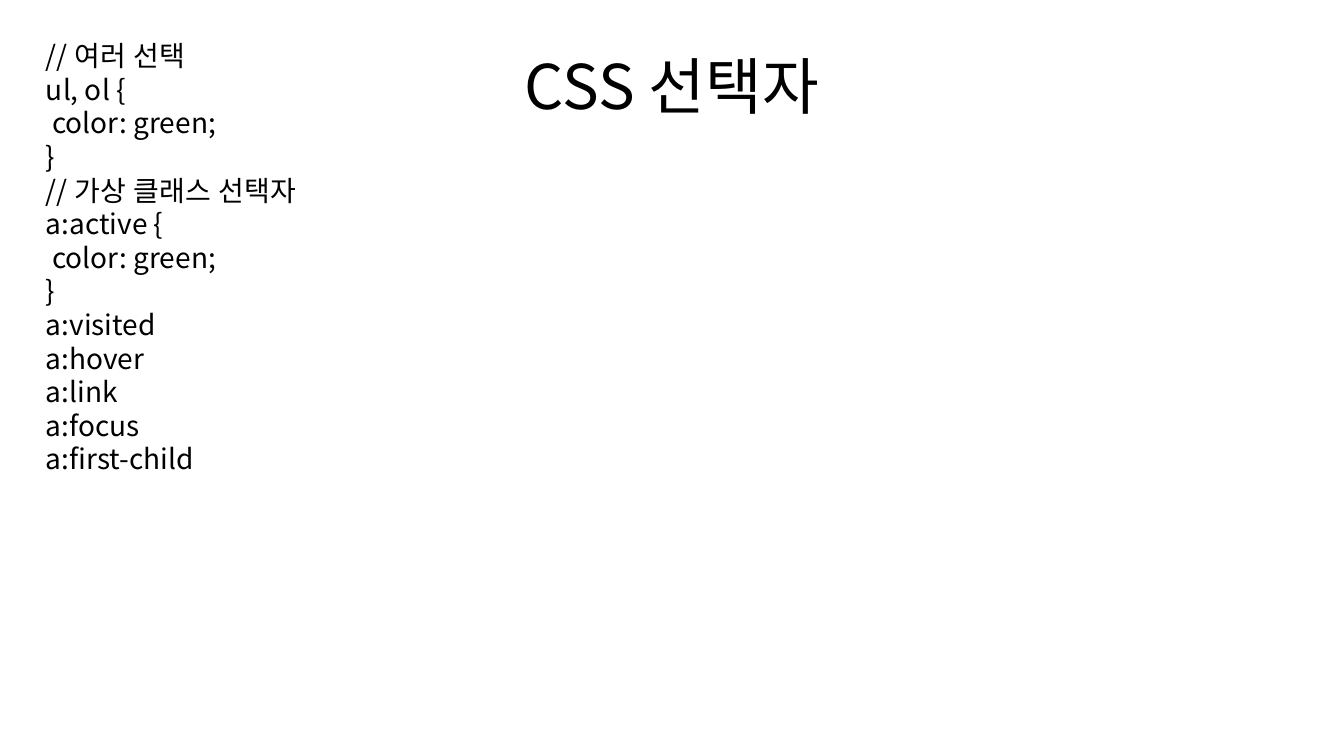
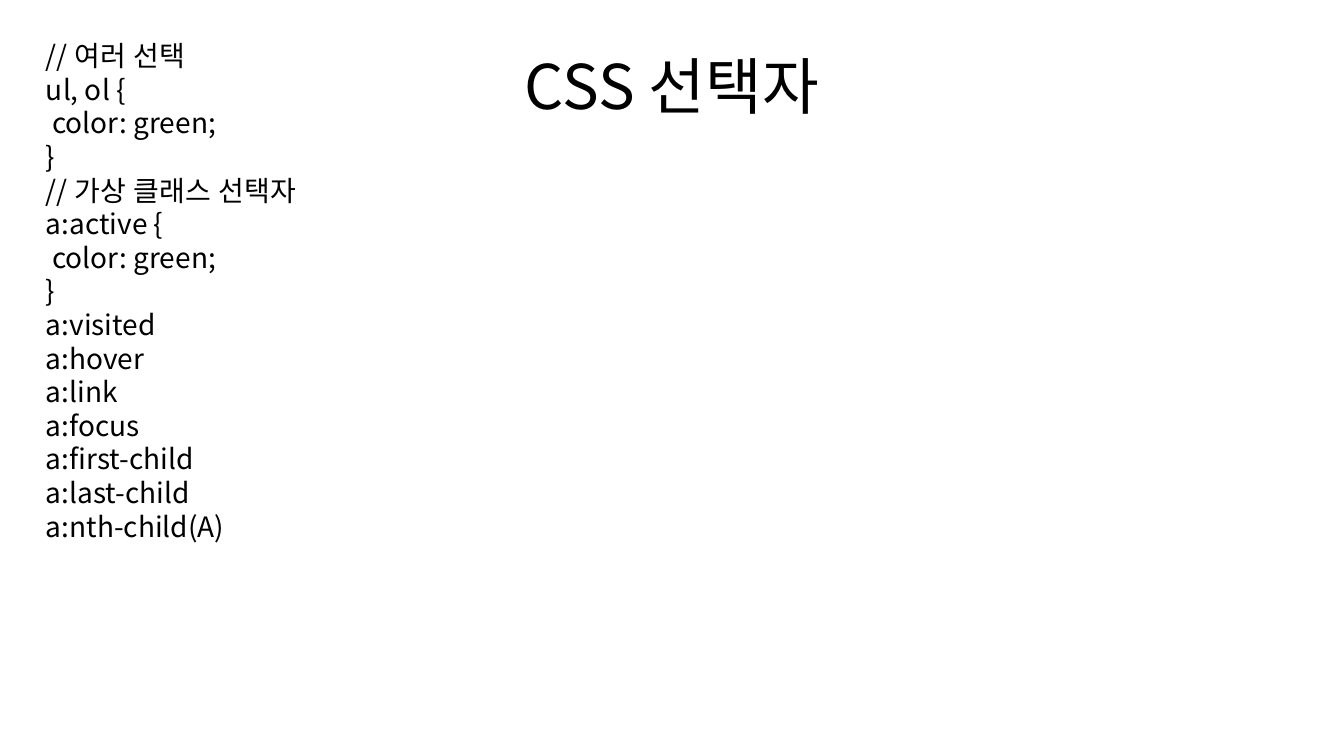
Before and after one commit to MainFe/mainfe.github.io, a slide deck: slide 89 of ppt/web-design.pptx. Drawn at 1344x756 pixels with LibreOffice and Linux fonts; fonts in the diff are those of the drawing. Boxes give left, top, right and bottom in pixels: in the first picture for what was removed or moved away, otherwise in the second. Text is boxed around its words. In the diff, an @@ line names an element or a change of style, - is before the commit and + after.

```diff
--- a/ppt/web-design.pptx
+++ b/ppt/web-design.pptx
@@ text at (46, 480, 224, 543): paragraphs added @@
+a:last-child
+a:nth-child(A)
```
Also in this commit, not shown: 1 slide added, 5 other files.
